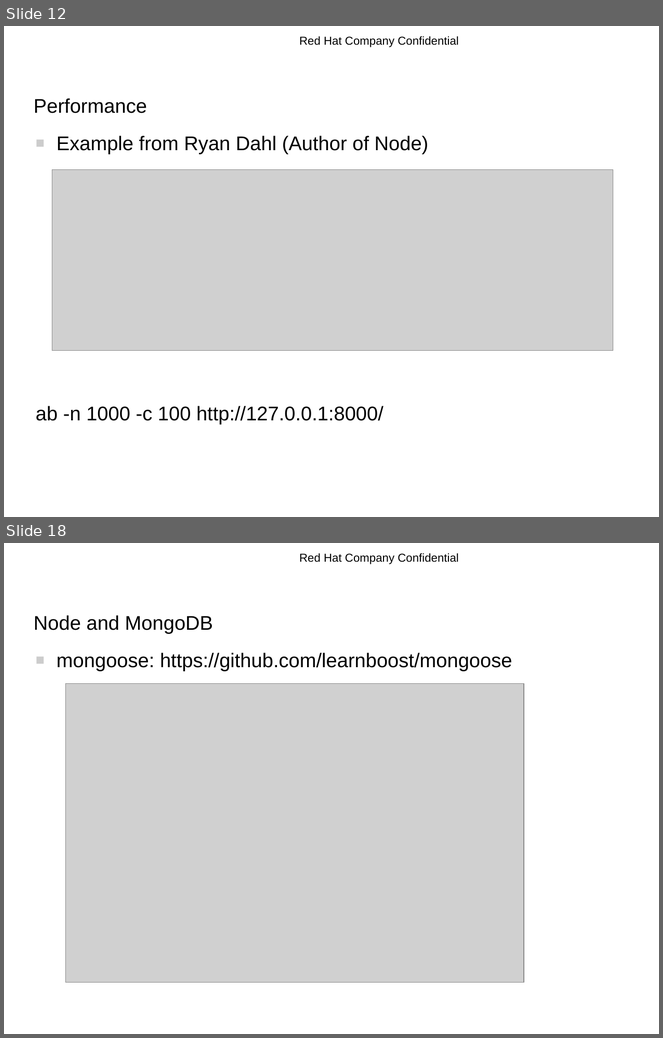
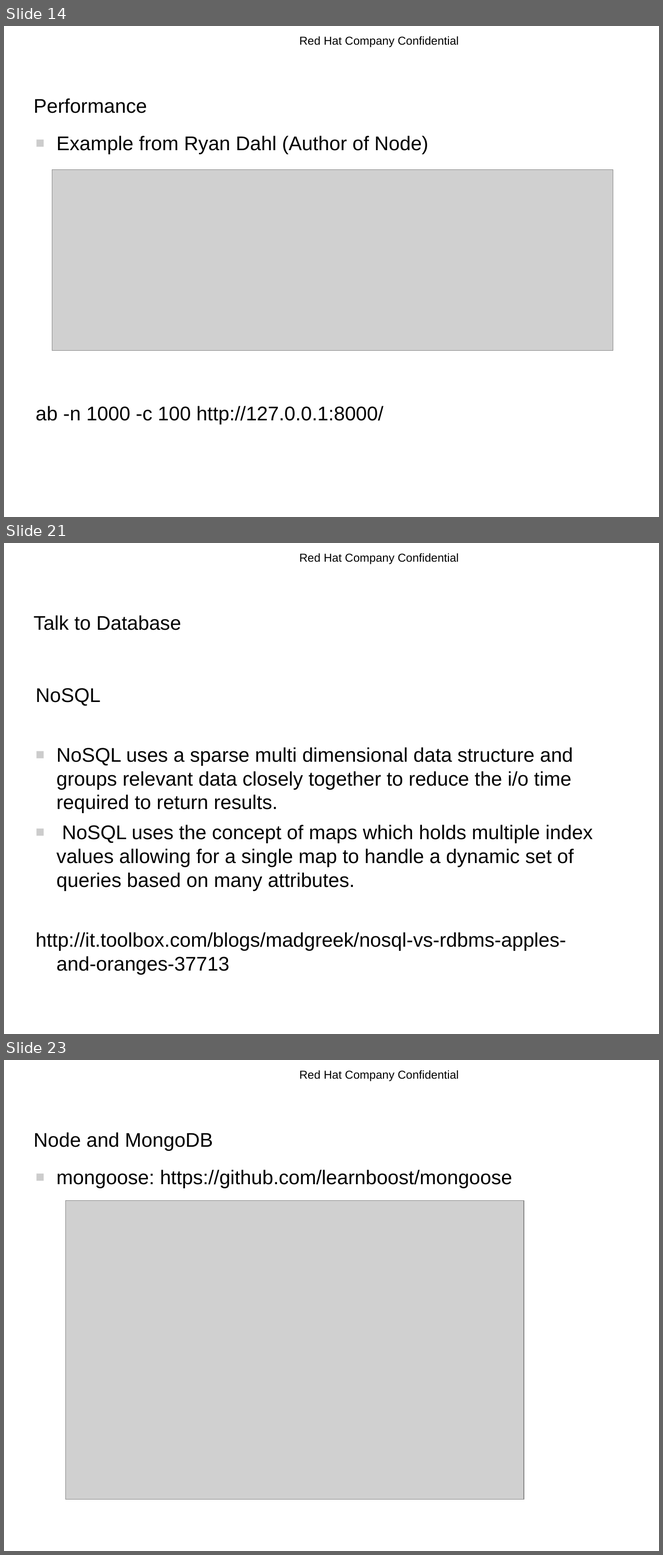
Before and after one commit to rhyw/node-trial, a slide deck: node-introduction.odp. Shown one above the other, each under a label of ours: slides 12 and 18 before the commit, slides 14, 21 and 23 after it; the slides between them are not shown. The pictures are 663x1038 and 663x1555 pixels, drawn with LibreOffice and Linux fonts; fonts in the diff are those of the drawing; grey boxes stand for pictures; background and template pictures are left out. Boxes give left, top, right and bottom in pixels: in the first picture for what was removed or moved away, otherwise in the second. Text is boxed around its words. In the diff, an @@ line names an element or a change of style, - is before the commit and + after.

```diff
--- a/node-introduction.odp
+++ b/node-introduction.odp
@@ slide 21 added at <box>4,543,659,1034</box>, background #FFFFFF; not listed: 1 template element that a slide beside it also shows @@
@@ title added at <box>34,615,181,630</box>, 24 pt, text #000000 @@
+Talk to Database
@@ text added at <box>36,688,593,975</box>, 24 pt, text #000000 @@
+NoSQL
+■ NoSQL uses a sparse multi dimensional data structure and groups relevant data closely together to reduce the i/o time required to return results.
+■ NoSQL uses the concept of maps which holds multiple index values allowing for a single map to handle a dynamic set of queries based on many attributes.
+http://it.toolbox.com/blogs/madgreek/nosql-vs-rdbms-apples-and-oranges-37713
@@ what was slide 12 is now slide 14 @@
@@ what was slide 18 is now slide 23 @@
```
Also in this commit, not shown: 14 slides changed, 5 other slides added, 1 slide removed.
